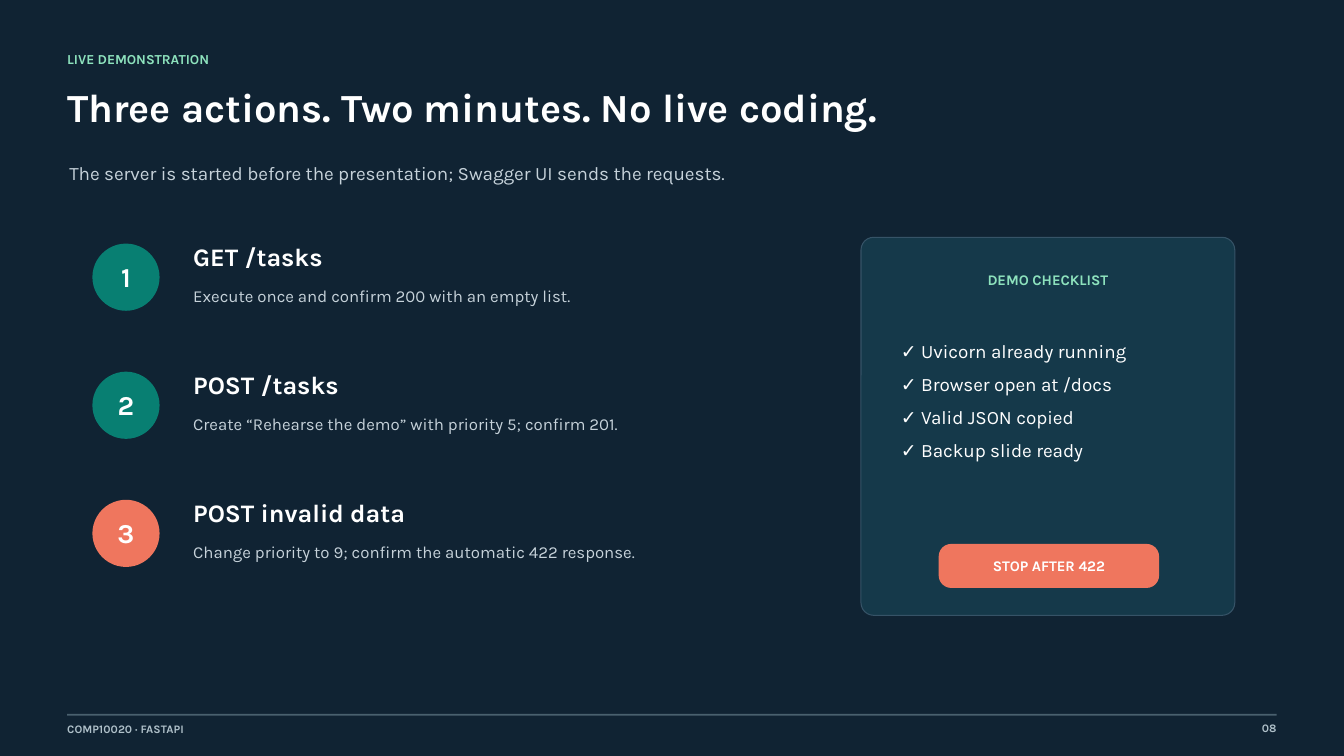
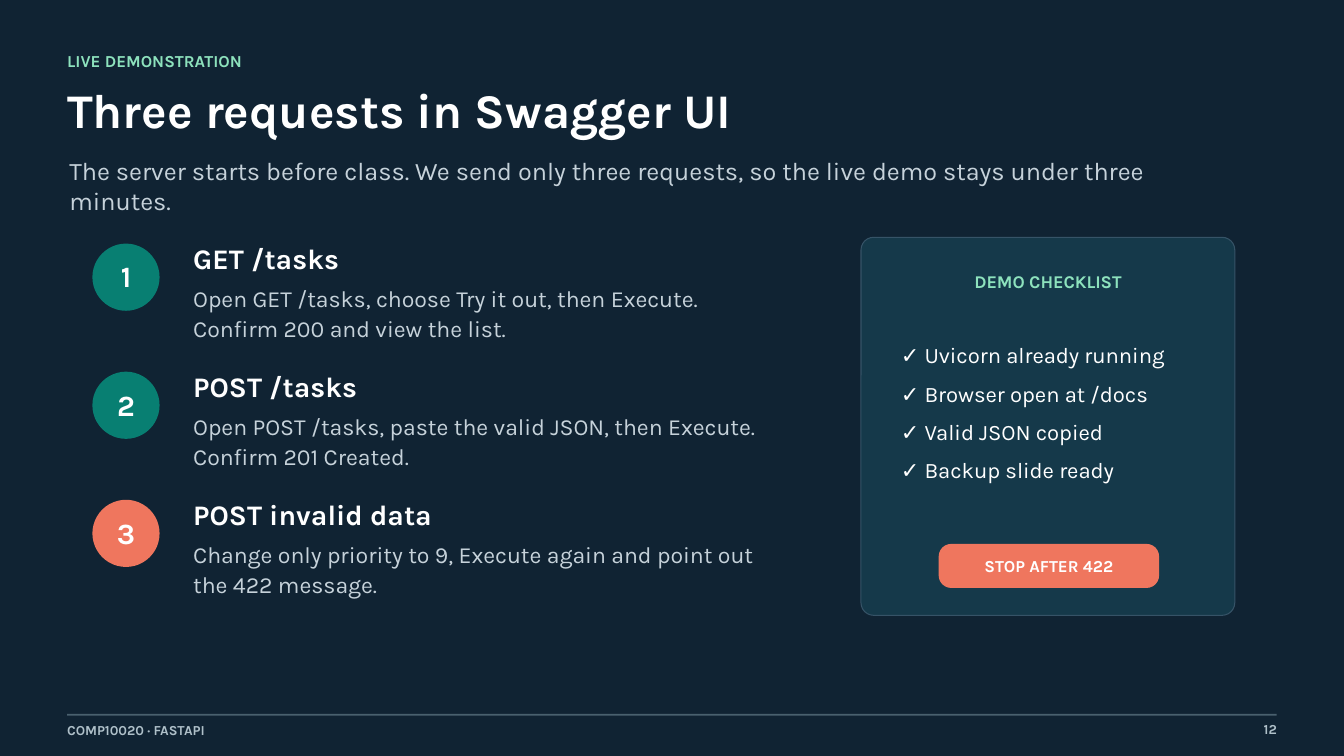
Before and after one commit to tianjianzou123/fastapi-cw1, a slide deck: slide 12 of presentation/FastAPI_Task_Manager_Presentation_Final.pptx (slide 8 before the commit). Drawn at 1344x756 pixels with LibreOffice and Linux fonts; fonts in the diff are those of the drawing. Boxes give left, top, right and bottom in pixels: in the first picture for what was removed or moved away, otherwise in the second. Text is boxed around its words. In the diff, an @@ line names an element or a change of style, - is before the commit and + after.

Commit message:
Update final presentation and classroom materials

```diff
--- a/presentation/FastAPI_Task_Manager_Presentation_Final.pptx
+++ b/presentation/FastAPI_Task_Manager_Presentation_Final.pptx
@@ text "LIVE DEMONSTRATION" at (x1=67, y1=56, x2=242, y2=67): size 9.8 to 12 pt @@
@@ text at (x1=67, y1=93, x2=731, y2=139): text changed; size 28.5 to 34.5 pt @@
-Three actions. Two minutes. No live coding.
+Three requests in Swagger UI
@@ text at (x1=69, y1=162, x2=1144, y2=211): text changed; size 13.5 to 18 pt @@
-The server is started before the presentation; Swagger UI sends the requests.
+The server starts before class. We send only three requests, so the live demo stays under three minutes.
@@ text "1" at (x1=121, y1=267, x2=131, y2=287): size 19.5 to 21 pt @@
@@ text at (x1=193, y1=290, x2=698, y2=338): text changed; size 12 to 16.5 pt @@
-Execute once and confirm 200 with an empty list.
+Open GET /tasks, choose Try it out, then Execute. Confirm 200 and view the list.
@@ text "DEMO CHECKLIST" at (x1=974, y1=276, x2=1121, y2=288): size 10.5 to 12.8 pt @@
@@ text "✓ Uvicorn already running" at (x1=925, y1=348, x2=1164, y2=484): size 13.5 to 15.8 pt @@
@@ text at (x1=193, y1=418, x2=755, y2=466): text changed; size 12 to 16.5 pt @@
-Create “Rehearse the demo” with priority 5; confirm 201.
+Open POST /tasks, paste the valid JSON, then Execute. Confirm 201 Created.
@@ size 18 to 20.2 pt in 3 elements at (x1=193, y1=248, x2=339, y2=272), (x1=193, y1=376, x2=357, y2=400), (x1=193, y1=505, x2=432, y2=526) @@
@@ text at (x1=193, y1=547, x2=753, y2=599): text changed; size 12 to 16.5 pt @@
-Change priority to 9; confirm the automatic 422 response.
+Change only priority to 9, Execute again and point out the 422 message.
@@ rounded rectangle "STOP AFTER 422" at (x1=939, y1=544, x2=1159, y2=589): size 10.5 to 12 pt @@
@@ text "COMP10020 · FASTAPI" at (x1=67, y1=726, x2=205, y2=735): size 8.2 to 9.8 pt @@
@@ text at (x1=1264, y1=725, x2=1277, y2=734): text changed; size 8.2 to 9.8 pt @@
-08
+12
```
Also in this commit, not shown: 7 other slides changed, 10 slides added, 7 slides removed, 5 other files.
